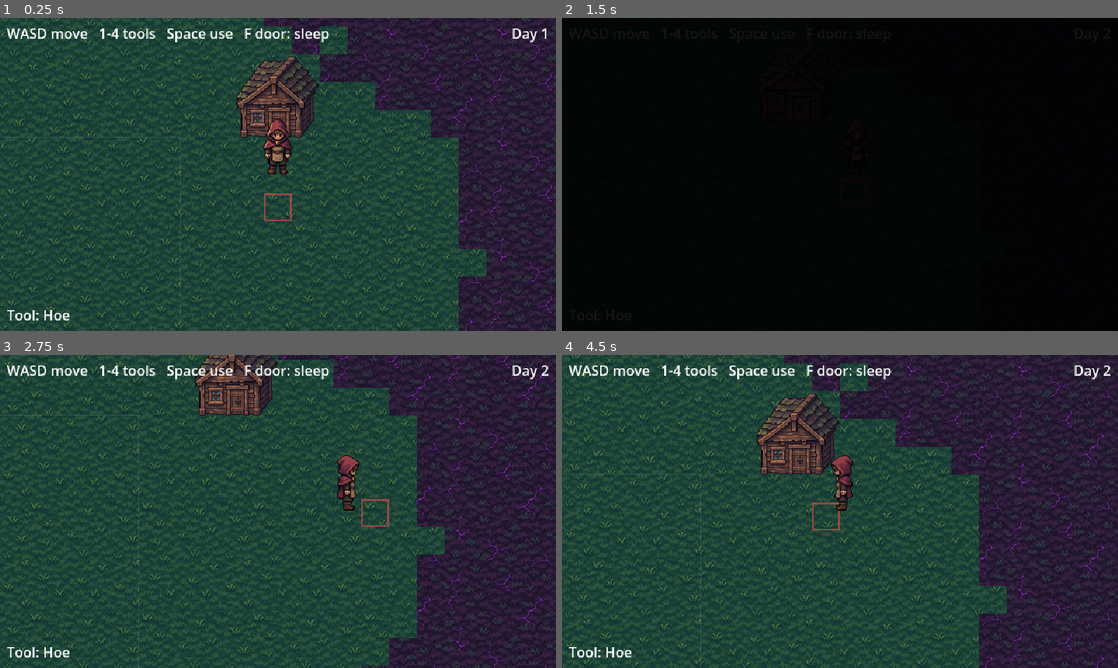
Above: before the commit, frames 1-4 (two rows, left to right).
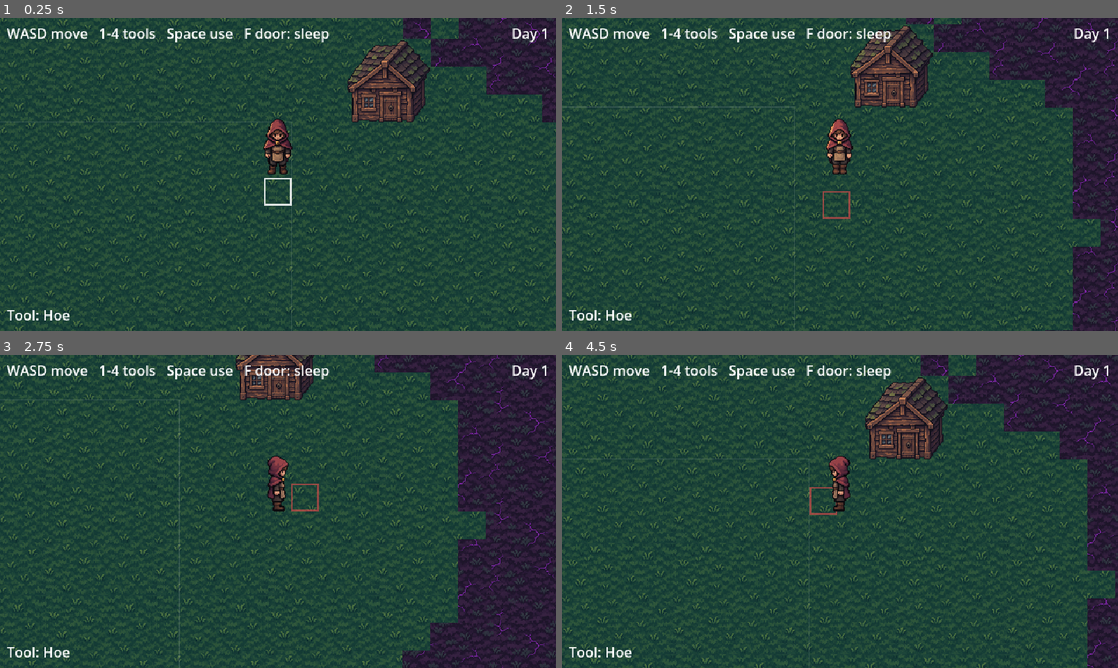
Above: after the commit, the same moments.

Repository: sudo0x/GameDevelopments
Game: Godot game, scene res://scenes/main/main.tscn
The game is run twice, just before and just after one commit, with the same random seed, the same clock (stepped at 60 frames per second) and the same inputs.
Inputs:
- Up to frame 1 (0.25 s): no input
- Up to frame 2 (1.5 s): tap Enter at 0.5 s; hold D (move_right) 0.53-1.28 s; hold F (interact) 0.53-1.28 s; hold S (move_down) from 1.28 s (still down); tap E (seed_next) at 1.35 s
- Up to frame 3 (2.75 s): release S (move_down) at 2.03 s; hold D (move_right) from 2.03 s (still down); hold Q (seed_prev) from 2.03 s (still down)
- Up to frame 4 (4.5 s): release D (move_right) at 2.78 s; release Q (seed_prev) at 2.78 s; hold W (move_up) 2.78-3.53 s; tap Space (use_tool) at 2.85 s; hold F (interact) 3.53-4.28 s; hold A (move_left) from 3.53 s (still down); tap E (seed_next) at 4.35 s

The runs differ from the first frame. In frame 1, 32% of the frame differs, in the area x 0-100%, y 0-100%; in frame 2, 99%; in frame 3, 24%; in frame 4, 34%.

Commit message:
Add walk animations in all four directions
- Walk down, up and side sheets (4 frames, 8 fps); right mirrors the side walk
- Fixed walk-down frame 3 limp by mirroring frame 1's legs
- pixelize.gd: --scale option to match the idle poses' pixel size
- Docs: walk prompts and art status

Co-Authored-By: Claude Opus 5.5 <noreply@anthropic.com>

Diff:
--- a/data/crops/carrot.tres
+++ b/data/crops/carrot.tres
@@ -1,7 +1,7 @@
-[gd_resource type="Resource" script_class="CropData" load_steps=3 format=3]
+[gd_resource type="Resource" script_class="CropData" format=3 uid="uid://hatsbvsow4jd"]
 
-[ext_resource type="Script" path="res://scripts/farm/crop_data.gd" id="1_crop"]
-[ext_resource type="Texture2D" path="res://assets/crops/carrot_stages.png" id="2_stages"]
+[ext_resource type="Script" uid="uid://b01yi5bnjnwku" path="res://scripts/farm/crop_data.gd" id="1_crop"]
+[ext_resource type="Texture2D" uid="uid://b3x1gc418jdof" path="res://assets/crops/carrot_stages.png" id="2_stages"]
 
 [resource]
 script = ExtResource("1_crop")
--- a/data/crops/pumpkin.tres
+++ b/data/crops/pumpkin.tres
@@ -1,7 +1,7 @@
-[gd_resource type="Resource" script_class="CropData" load_steps=3 format=3]
+[gd_resource type="Resource" script_class="CropData" format=3 uid="uid://d02duc8kunrm1"]
 
-[ext_resource type="Script" path="res://scripts/farm/crop_data.gd" id="1_crop"]
-[ext_resource type="Texture2D" path="res://assets/crops/pumpkin_stages.png" id="2_stages"]
+[ext_resource type="Script" uid="uid://b01yi5bnjnwku" path="res://scripts/farm/crop_data.gd" id="1_crop"]
+[ext_resource type="Texture2D" uid="uid://bqcd0hqyg8ekq" path="res://assets/crops/pumpkin_stages.png" id="2_stages"]
 
 [resource]
 script = ExtResource("1_crop")
--- a/data/crops/radish.tres
+++ b/data/crops/radish.tres
@@ -1,14 +1,11 @@
-[gd_resource type="Resource" script_class="CropData" load_steps=3 format=3]
+[gd_resource type="Resource" script_class="CropData" format=3 uid="uid://bygh6u0we2ca5"]
 
-[ext_resource type="Script" path="res://scripts/farm/crop_data.gd" id="1_crop"]
-[ext_resource type="Texture2D" path="res://assets/crops/radish_stages.png" id="2_stages"]
+[ext_resource type="Script" uid="uid://b01yi5bnjnwku" path="res://scripts/farm/crop_data.gd" id="1_crop"]
+[ext_resource type="Texture2D" uid="uid://sv0rp2kxrpiv" path="res://assets/crops/radish_stages.png" id="2_stages"]
 
 [resource]
 script = ExtResource("1_crop")
 id = &"radish"
 display_name = "Radish"
-days_to_grow = 3
-seed_price = 10
-sell_price = 25
 stages_texture = ExtResource("2_stages")
 color = Color(0.78, 0.25, 0.35, 1)
--- a/data/tilesets/ground_tileset.tres
+++ b/data/tilesets/ground_tileset.tres
@@ -1,9 +1,9 @@
-[gd_resource type="TileSet" format=3]
+[gd_resource type="TileSet" format=3 uid="uid://cnq0xev7567av"]
 
-[ext_resource type="Texture2D" path="res://assets/tiles/grass.png" id="1_tin7w"]
-[ext_resource type="Texture2D" path="res://assets/tiles/cursed_ground.png" id="2_lp7mp"]
-[ext_resource type="Texture2D" path="res://assets/tiles/soil_dry.png" id="3_dgeup"]
-[ext_resource type="Texture2D" path="res://assets/tiles/soil_wet.png" id="4_c4xvt"]
+[ext_resource type="Texture2D" uid="uid://bqo55k0dyl6r5" path="res://assets/tiles/grass.png" id="1_tin7w"]
+[ext_resource type="Texture2D" uid="uid://cynd7g4rcan4n" path="res://assets/tiles/cursed_ground.png" id="2_lp7mp"]
+[ext_resource type="Texture2D" uid="uid://cepkafgh2ucc" path="res://assets/tiles/soil_dry.png" id="3_dgeup"]
+[ext_resource type="Texture2D" uid="uid://d13pygb76a2hp" path="res://assets/tiles/soil_wet.png" id="4_c4xvt"]
 
 [sub_resource type="TileSetAtlasSource" id="TileSetAtlasSource_g3wv1"]
 texture = ExtResource("1_tin7w")
--- a/scenes/main/main.tscn
+++ b/scenes/main/main.tscn
@@ -1,64 +1,64 @@
-[gd_scene load_steps=8 format=3]
+[gd_scene format=3 uid="uid://bm4csvvspowmj"]
 
 [ext_resource type="PackedScene" path="res://scenes/player/player.tscn" id="1_player"]
+[ext_resource type="Script" uid="uid://d0ervd6xrselr" path="res://scripts/farm/farm.gd" id="2_farm"]
+[ext_resource type="Script" uid="uid://d3g20xh77qtkj" path="res://scripts/farm/tile_highlight.gd" id="3_highlight"]
+[ext_resource type="PackedScene" path="res://scenes/farm/ground.tscn" id="4_ground"]
+[ext_resource type="TileSet" uid="uid://cnq0xev7567av" path="res://data/tilesets/ground_tileset.tres" id="5_tiles"]
+[ext_resource type="Script" uid="uid://qchubhvhgjdn" path="res://scripts/ui/hud.gd" id="6_hud"]
 [ext_resource type="PackedScene" path="res://scenes/farm/house.tscn" id="7_house"]
-[ext_resource type="Script" path="res://scripts/farm/farm.gd" id="2_farm"]
-[ext_resource type="Script" path="res://scripts/farm/tile_highlight.gd" id="3_highlight"]
-[ext_resource type="PackedScene" path="res://scenes/farm/ground.tscn" id="4_ground"]
-[ext_resource type="TileSet" path="res://data/tilesets/ground_tileset.tres" id="5_tiles"]
-[ext_resource type="Script" path="res://scripts/ui/hud.gd" id="6_hud"]
 
-[node name="Main" type="Node2D"]
+[node name="Main" type="Node2D" unique_id=1909061381]
 
-[node name="Farm" type="Node2D" parent="."]
+[node name="Farm" type="Node2D" parent="." unique_id=2138284962]
 script = ExtResource("2_farm")
 player_path = NodePath("../World/Player")
 crops_parent_path = NodePath("../World")
 
-[node name="Ground" parent="Farm" instance=ExtResource("4_ground")]
+[node name="Ground" parent="Farm" unique_id=539536092 instance=ExtResource("4_ground")]
 
-[node name="Soil" type="TileMapLayer" parent="Farm"]
+[node name="Soil" type="TileMapLayer" parent="Farm" unique_id=499541455]
 tile_set = ExtResource("5_tiles")
 
-[node name="Highlight" type="Node2D" parent="Farm"]
+[node name="Highlight" type="Node2D" parent="Farm" unique_id=787745376]
 script = ExtResource("3_highlight")
 
-[node name="World" type="Node2D" parent="."]
+[node name="World" type="Node2D" parent="." unique_id=538507869]
 y_sort_enabled = true
 
-[node name="House" parent="World" instance=ExtResource("7_house")]
+[node name="House" parent="World" unique_id=205751083 instance=ExtResource("7_house")]
 position = Vector2(912, 288)
 
-[node name="Player" parent="World" instance=ExtResource("1_player")]
-position = Vector2(912, 330)
+[node name="Player" parent="World" unique_id=1599642464 instance=ExtResource("1_player")]
+position = Vector2(784, 348)
 
-[node name="HUD" type="CanvasLayer" parent="."]
+[node name="HUD" type="CanvasLayer" parent="." unique_id=781523498]
 script = ExtResource("6_hud")
 player_path = NodePath("../World/Player")
 
-[node name="Hint" type="Label" parent="HUD"]
+[node name="Hint" type="Label" parent="HUD" unique_id=2063141325]
 offset_left = 8.0
 offset_top = 6.0
 offset_right = 632.0
 offset_bottom = 30.0
 text = "WASD move   1-4 tools   Space use   F door: sleep"
 
-[node name="DayLabel" type="Label" parent="HUD"]
+[node name="DayLabel" type="Label" parent="HUD" unique_id=2113731855]
 offset_left = 472.0
 offset_top = 6.0
 offset_right = 632.0
 offset_bottom = 30.0
+text = "Day 1"
 horizontal_alignment = 2
-text = "Day 1"
 
-[node name="ToolLabel" type="Label" parent="HUD"]
+[node name="ToolLabel" type="Label" parent="HUD" unique_id=1879404603]
 offset_left = 8.0
 offset_top = 330.0
 offset_right = 632.0
 offset_bottom = 354.0
 text = "Tool: Hoe"
 
-[node name="Fade" type="ColorRect" parent="HUD"]
+[node name="Fade" type="ColorRect" parent="HUD" unique_id=1803823177]
 offset_right = 640.0
 offset_bottom = 360.0
 mouse_filter = 2
--- a/scenes/player/player.tscn
+++ b/scenes/player/player.tscn
@@ -1,7 +1,10 @@
-[gd_scene load_steps=5 format=3]
+[gd_scene load_steps=8 format=3]
 
 [ext_resource type="Script" path="res://scripts/player/player.gd" id="1_script"]
 [ext_resource type="Texture2D" path="res://assets/player/player_idle.png" id="2_idle"]
+[ext_resource type="Texture2D" path="res://assets/player/walk_down.png" id="3_walk_down"]
+[ext_resource type="Texture2D" path="res://assets/player/walk_up.png" id="4_walk_up"]
+[ext_resource type="Texture2D" path="res://assets/player/walk_side.png" id="5_walk_side"]
 
 [sub_resource type="RectangleShape2D" id="RectangleShape2D_feet"]
 size = Vector2(20, 10)
@@ -12,6 +15,9 @@
 [node name="Player" type="CharacterBody2D"]
 motion_mode = 1
 script = ExtResource("1_script")
+walk_down = ExtResource("3_walk_down")
+walk_up = ExtResource("4_walk_up")
+walk_side = ExtResource("5_walk_side")
 
 [node name="Sprite2D" type="Sprite2D" parent="."]
 texture = ExtResource("2_idle")
--- a/scripts/player/player.gd
+++ b/scripts/player/player.gd
@@ -15,7 +15,12 @@
 const TOOL_NAMES := ["Hoe", "Watering can", "Seeds", "Hand"]
 
 @export var speed: float = 90.0
-## Walking bob: a small bounce while moving, until real walk animations exist.
+## Walk animations: 4 frames each (step, pass, step, pass). Side art faces left; right is mirrored.
+## A direction without walk art falls back to the idle pose with a small bob.
+@export var walk_down: Texture2D
+@export var walk_up: Texture2D
+@export var walk_side: Texture2D
+@export var walk_fps: float = 8.0
 @export var bob_height: float = 2.0
 @export var steps_per_second: float = 4.0
 
@@ -30,6 +35,7 @@
 
 @onready var sprite: Sprite2D = $Sprite2D
 @onready var reach: Area2D = $Reach
+@onready var _idle_texture: Texture2D = sprite.texture
 
 
 func _physics_process(delta: float) -> void:
@@ -40,11 +46,33 @@
 	if input != Vector2.ZERO:
 		look_direction = input.normalized()
 		facing = _facing_for(input)
-		sprite.frame = facing
 		_walk_time += delta
 	else:
 		_walk_time = 0.0
-	sprite.position.y = -roundf(absf(sin(_walk_time * PI * steps_per_second)) * bob_height)
+	_update_sprite(input != Vector2.ZERO)
+
+
+func _update_sprite(moving: bool) -> void:
+	var walk := _walk_texture_for(facing) if moving else null
+	if walk:
+		sprite.texture = walk
+		sprite.frame = int(_walk_time * walk_fps) % sprite.hframes
+		sprite.flip_h = facing == Facing.RIGHT
+		sprite.position.y = 0.0
+	else:
+		sprite.texture = _idle_texture
+		sprite.frame = facing
+		sprite.flip_h = false
+		sprite.position.y = -roundf(absf(sin(_walk_time * PI * steps_per_second)) * bob_height)
+
+
+func _walk_texture_for(dir: Facing) -> Texture2D:
+	match dir:
+		Facing.DOWN:
+			return walk_down
+		Facing.UP:
+			return walk_up
+	return walk_side
 
 
 func _unhandled_input(event: InputEvent) -> void:
--- a/tools/pixelize.gd
+++ b/tools/pixelize.gd
@@ -10,6 +10,7 @@
 ##     --in art_source/player/player_directions.png \
 ##     --out assets/player/player_idle.png \
 ##     --height 64 --frame-w 48 --frame-h 64
+##   Optional: --scale 9.70 (source pixels per art pixel) instead of fitting the tallest sprite to --height.
 
 func _init() -> void:
 	var args := _parse_args(OS.get_cmdline_user_args())
@@ -33,10 +34,11 @@
 		return
 
 	# One scale for all sprites, so they keep the same pixel size.
+	# --scale forces an exact art pixel size, to match another sheet (e.g. walk frames to idle poses).
 	var tallest := 0
 	for box: Rect2i in boxes:
 		tallest = max(tallest, box.size.y)
-	var scale := float(tallest) / target_h
+	var scale := float(args["scale"]) if args.has("scale") else float(tallest) / target_h
 	print("sprites: %d, art pixel size: %.2f source px" % [boxes.size(), scale])
 
 	var sheet := Image.create(frame_w * boxes.size(), frame_h, false, Image.FORMAT_RGBA8)
Binary file added: art_source/player/walk_down.png
Binary file added: art_source/player/walk_side.png
Binary file added: art_source/player/walk_up.png
Binary file added: assets/player/walk_down.png
Not shown, added: assets/player/walk_down.png.import
Binary file added: assets/player/walk_side.png
Not shown, added: assets/player/walk_side.png.import
Binary file added: assets/player/walk_up.png
Not shown, added: assets/player/walk_up.png.import
Not shown, changed: CLAUDE.md
Not shown, changed: docs/02_2026-11-03_art-prompts-layer-1.md
